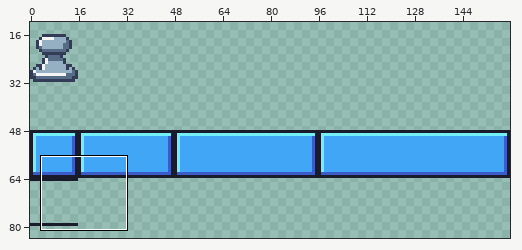
One commit to this sprite sheet: android/assets/TextureSheet.png. The first picture is a wide view before the edit; the outline marks the close-up.
Close-up. First the earlier version:
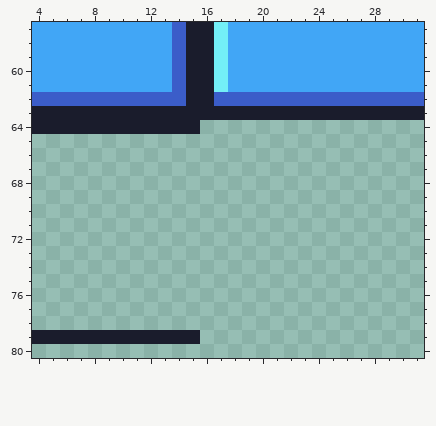
The file is 160x160 pixels. Shown: x 4..31, y 57..80. The wide view leaves out empty margins.
After:
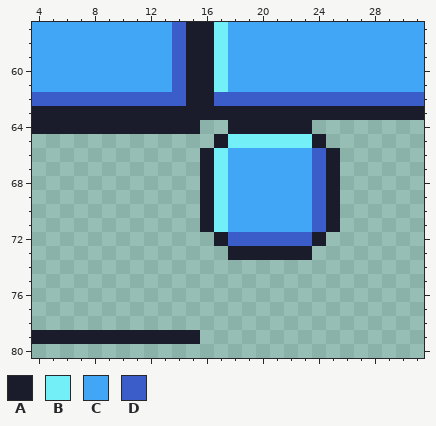
Palette (. is transparent): A #1a1c2c  B #73eff7  C #41a6f6  D #3b5dc9
Difference:
y 64: x 18..23 ...... -> AAAAAA
y 65: x 17..24 ........ -> ABBBBBBA
y 66..71: x 16..25 .......... -> ABCCCCCCDA
y 72: x 17..24 ........ -> ADDDDDDA
y 73: x 18..23 ...... -> AAAAAA
Boxes around the changes in both close-ups, in picture pixels (x1, y1, x2, y2):
added: (200, 120, 340, 260)
